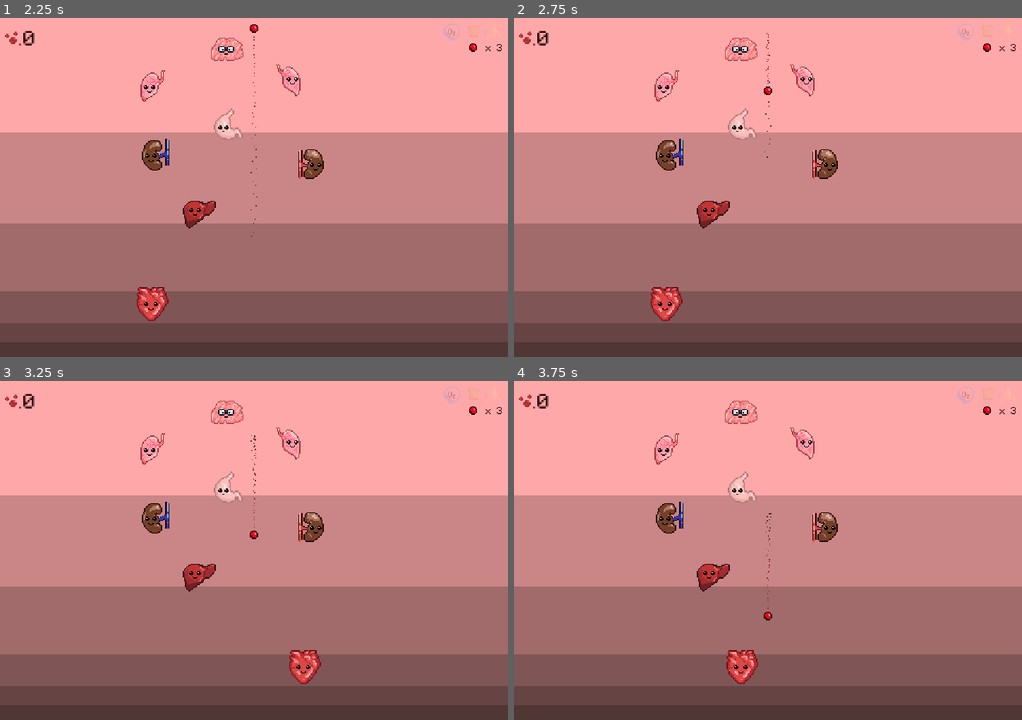
Above: before the commit, frames 1-4 (two rows, left to right).
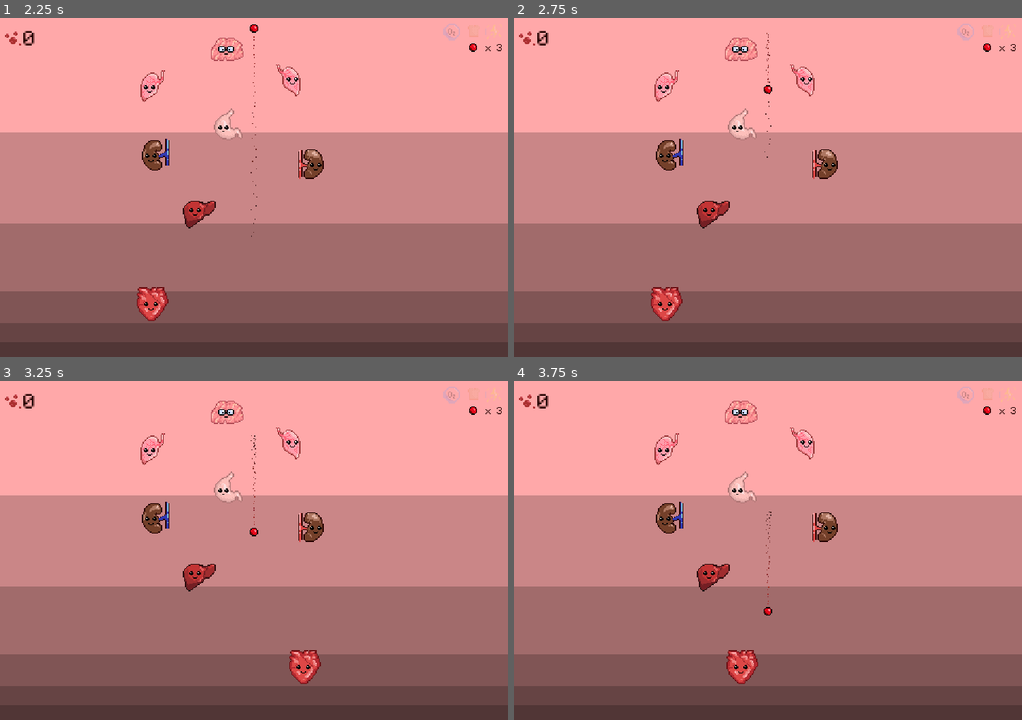
Above: after the commit, the same moments.

Repository: dmitriy-shmilo/arkabeat
Game: Godot game, scene res://screens/title/title.tscn
Same seed, same stepped clock (60 frames per second), same inputs: the game is played once before the commit and once after it. Sound files missing from this copy of the repository are replaced by a short silence.
Inputs (mouse positions are in pixels of both pictures, inside the frame that each line leads up to):
- Up to frame 1 (2.25 s): click "new game" at 0.5 s; tap Enter at 1.25 s; move the mouse to (365, 170) at 1.27 s; tap Space at 2 s; move the mouse to (152, 204) at 2.02 s
- Up to frame 2 (2.75 s): no input
- Up to frame 3 (3.25 s): tap Enter at 2.75 s; move the mouse to (304, 475) at 2.77 s
- Up to frame 4 (3.75 s): tap Space at 3.5 s; move the mouse to (742, 618) at 3.52 s

Frame 1 is identical in both runs. In frame 2, less than 0.1% of the frame differs, in the area x 49-51%, y 7-23%; in frame 3, less than 0.1%; in frame 4, 0.1%, in the area x 49-51%, y 38-71%.
Error in both runs: Trying to assign value of type 'AnimatedSprite' to a variable of type 'Sprite'. (res://bat/bat.gd:6)

Commit message:
Show consumed resource on target, changed speedup and score calculation

Diff:
--- a/organ/organ.gd
+++ b/organ/organ.gd
@@ -31,8 +31,10 @@
 
 onready var _sprite: Sprite = $Sprite
 onready var _resource_tween: Tween = $ResourceTween
+onready var _consumed_resource_tween: Tween = $ConsumedResourceTween
 onready var _hit_tween: Tween = $HitTween
 onready var _resource_sprite: Sprite = $ResourceSprite
+onready var _consumed_resource_sprite: Sprite = $ConsumedResourceSprite
 onready var _animation_player: AnimationPlayer = $AnimationPlayer
 onready var _sleeping_indicator: AnimatedSprite = $SleepingIndicator
 onready var _audio: AudioStreamPlayer = $Audio
@@ -41,15 +43,19 @@
 	# TODO: clean up magic numbers
 	_sprite.region_rect.position.y = _get_sprite_frame() * 32
 	_resource_sprite.region_rect.position.x = _get_resource_frame(provided_resource) * 16
+	_consumed_resource_sprite.region_rect.position.x = _get_resource_frame(consumed_resource) * 16
 
 
 func consume_if_needed(resource):
-	return resource == consumed_resource
+	if resource == consumed_resource:
+		_show_consumed_resource()
+		return true
+	return false
 
 
 func retrieve_resource():
 	if provided_resource != RESOURCE_TYPE.NONE:
-		_show_resource()
+		_show_provided_resource()
 	return provided_resource
 
 
@@ -79,7 +85,7 @@
 	_sprite.region_rect.position.x = 64
 
 
-func _show_resource():
+func _show_provided_resource():
 	_resource_sprite.visible = true
 	_resource_tween.interpolate_property(_resource_sprite, "position", \
 		Vector2(0, 0), Vector2(0, -30), 0.4, \
@@ -87,6 +93,16 @@
 	_resource_tween.start()
 	yield(_resource_tween, "tween_all_completed")
 	_resource_sprite.visible = false
+
+
+func _show_consumed_resource():
+	_consumed_resource_sprite.visible = true
+	_consumed_resource_tween.interpolate_property(_consumed_resource_sprite, \
+	 	"scale", Vector2(1.5, 1.5), Vector2(0.1, 0.1), 0.4, \
+		Tween.TRANS_CUBIC, Tween.EASE_OUT)
+	_consumed_resource_tween.start()
+	yield(_consumed_resource_tween, "tween_all_completed")
+	_consumed_resource_sprite.visible = false
 
 
 func _get_sprite_frame():
@@ -108,6 +124,7 @@
 		ORGAN_TYPE.LIVER:
 			return 7
 
+
 func _get_resource_frame(resource):
 	match resource:
 		RESOURCE_TYPE.OXYGEN:
--- a/organ/organ.tscn
+++ b/organ/organ.tscn
@@ -141,6 +141,12 @@
 region_enabled = true
 region_rect = Rect2( 0, 0, 16, 16 )
 
+[node name="ConsumedResourceSprite" type="Sprite" parent="."]
+visible = false
+texture = ExtResource( 3 )
+region_enabled = true
+region_rect = Rect2( 0, 0, 16, 16 )
+
 [node name="ResourceTween" type="Tween" parent="."]
 
 [node name="AnimationPlayer" type="AnimationPlayer" parent="."]
@@ -149,6 +155,8 @@
 
 [node name="HitTween" type="Tween" parent="."]
 
+[node name="ConsumedResourceTween" type="Tween" parent="."]
+
 [node name="SleepingIndicator" type="AnimatedSprite" parent="."]
 visible = false
 position = Vector2( 12.4017, -18.7491 )
--- a/screens/main/main.gd
+++ b/screens/main/main.gd
@@ -2,7 +2,7 @@
 
 const Organ = preload("res://organ/organ.gd")
 
-const SPEEDUP_AMOUNT = 3.0
+const SPEEDUP_AMOUNT = 5.0
 const BAT_Y_ALLOWANCE = 50.0
 const PauseScene = preload("res://screens/settings/settings.tscn")
 const LooseStream = preload("res://screens/main/loose.wav")
@@ -54,7 +54,7 @@
 
 
 func _on_Projectile_collided(other):
-	_projectile.speed_up(SPEEDUP_AMOUNT)
+
 	if other == _floor:
 		_lives -= 1
 		emit_signal("lives_changed", _lives)
@@ -70,15 +70,15 @@
 
 			Input.set_mouse_mode(Input.MOUSE_MODE_VISIBLE)
 			get_tree().change_scene("res://screens/game_over/game_over.tscn")
-
 	elif other.get_parent() is Organ:
 		var organ = (other.get_parent() as Organ)
 		organ.get_hit()
-		_score += 1
-		emit_signal("score_changed", _score)
 
 		if organ.consumed_resource != Organ.RESOURCE_TYPE.NONE \
 			and _resources[organ.consumed_resource] > 0:
+			organ.consume_if_needed(organ.consumed_resource)
+			_score += 1
+			emit_signal("score_changed", _score)
 			_resources[organ.consumed_resource] = 0
 			emit_signal("resource_lost", organ.consumed_resource)
 
@@ -87,8 +87,15 @@
 		if res == Organ.RESOURCE_TYPE.NONE:
 			return
 
+		if _resources[res] > 0:
+			return
+
+		_score += 1
+		emit_signal("score_changed", _score)
 		_resources[res] = 1
 		emit_signal("resource_gained", res)
+	elif other.get_parent() is Bat:
+		_projectile.speed_up(SPEEDUP_AMOUNT)
 
 
 func _on_Settings_back_pressed():
Not shown: 1 places in screens/main/main.tscn that only renumber resources
